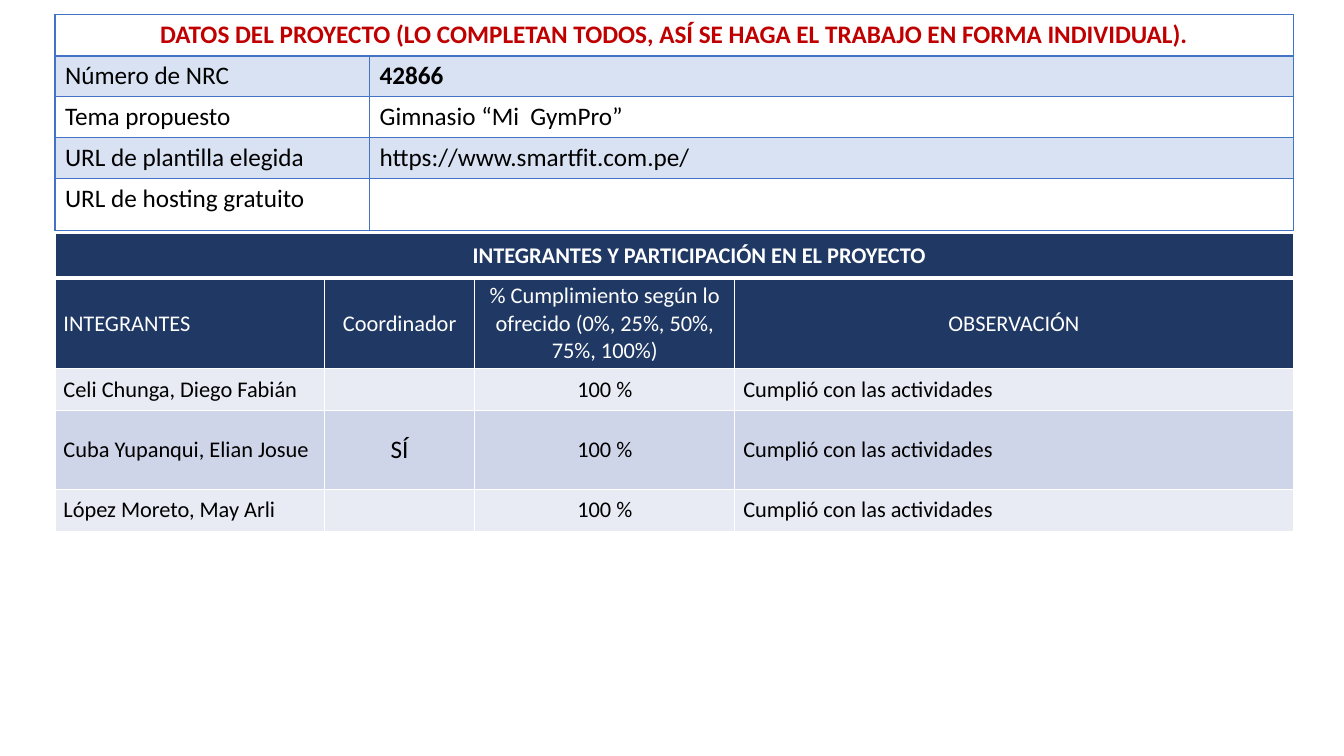
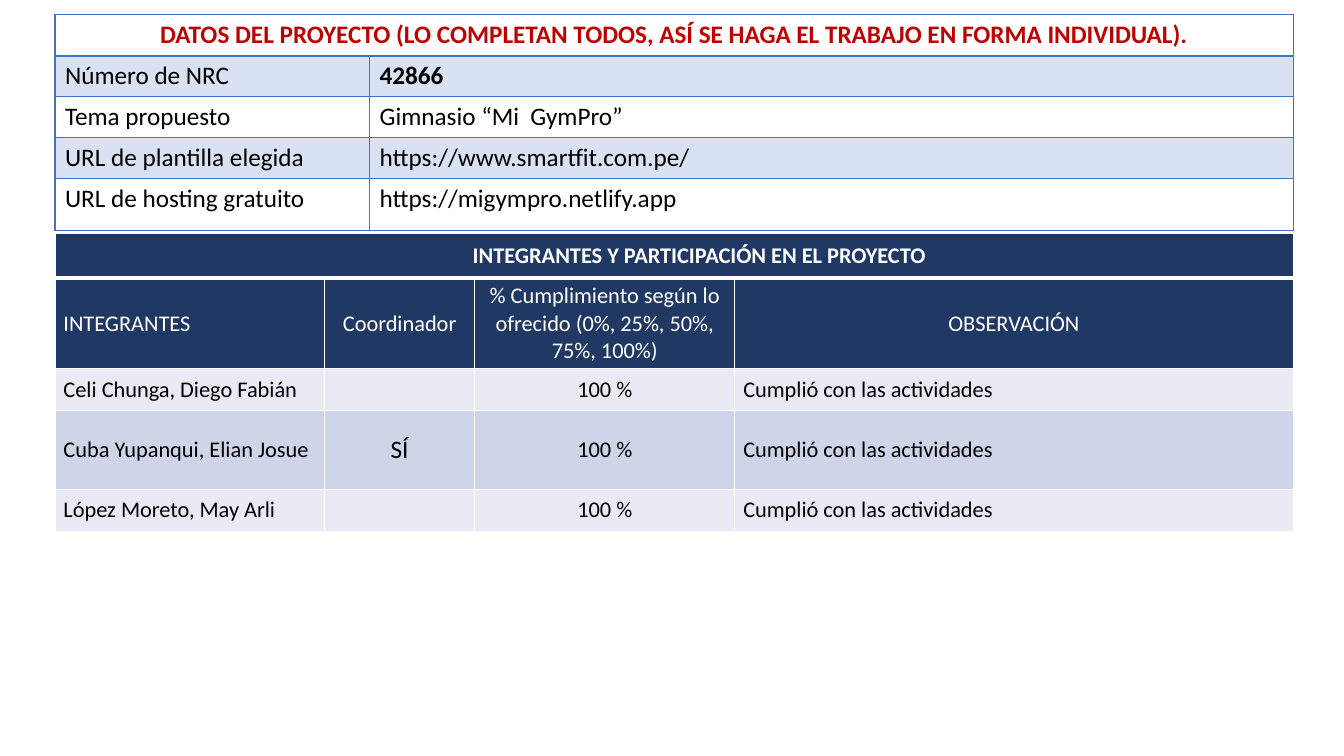
Before and after one commit to U25210081/Taller-Programacion-Web, a slide deck: slide 1 of apf3_gym.pptx. Drawn at 1344x756 pixels with LibreOffice and Linux fonts; fonts in the diff are those of the drawing. Boxes give left, top, right and bottom in pixels: in the first picture for what was removed or moved away, otherwise in the second. Text is boxed around its words. In the diff, an @@ line names an element or a change of style, - is before the commit and + after.

```diff
--- a/apf3_gym.pptx
+++ b/apf3_gym.pptx
@@ table at (55, 15, 1294, 229) @@
-row 5, column 2: 
+row 5, column 2: https://migympro.netlify.app
```
Also in this commit, not shown: 1 slide removed, 5 other files.
